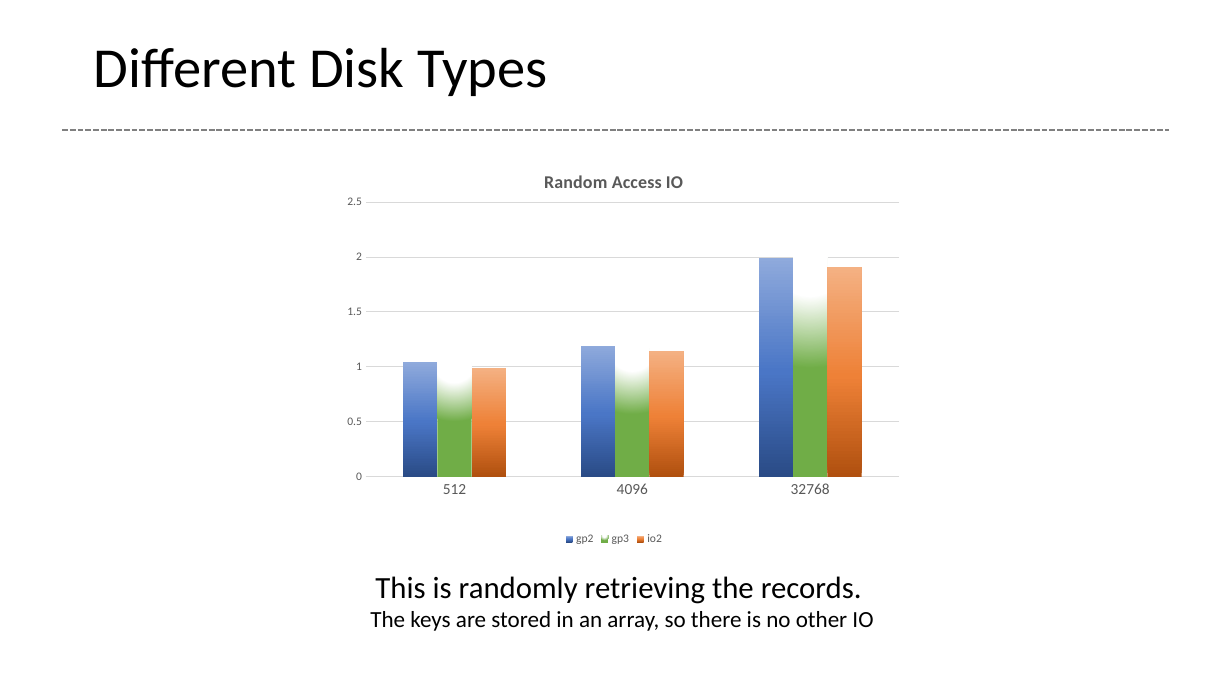
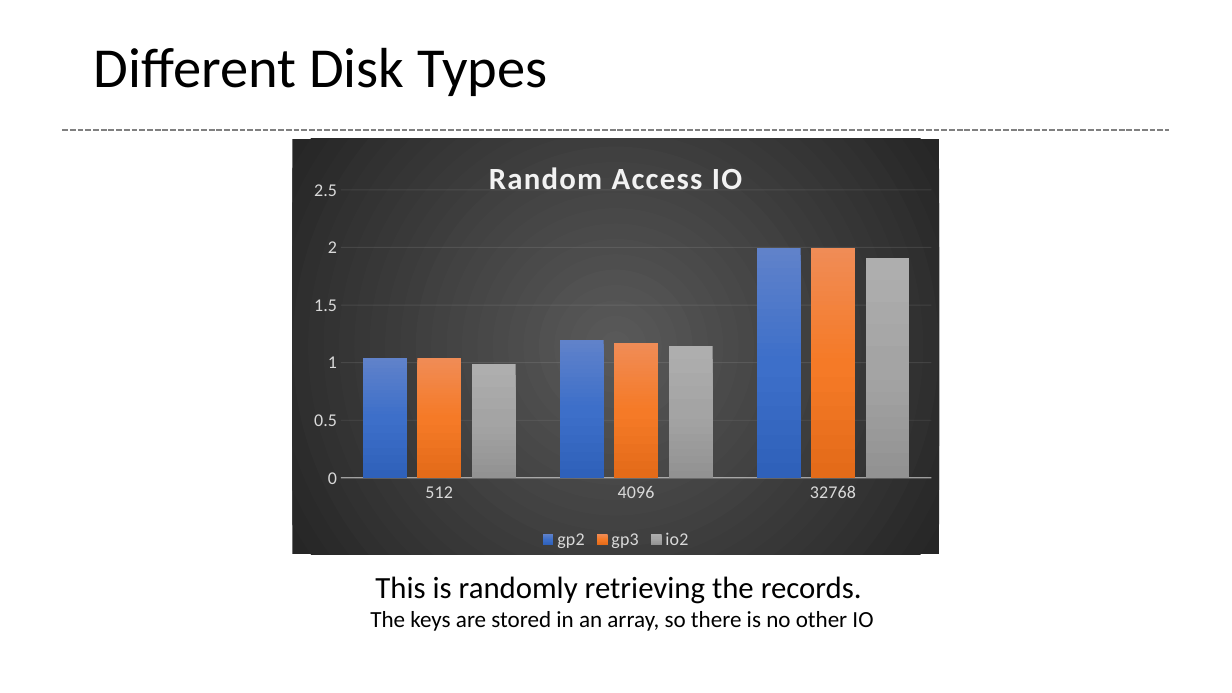
Before and after one commit to glenntu15/BuildVoterDatabase, a slide deck: slide 11 of Proj_presentation.pptx. Drawn at 1232x693 pixels with LibreOffice and Linux fonts; fonts in the diff are those of the drawing. Boxes give left, top, right and bottom in pixels: in the first picture for what was removed or moved away, otherwise in the second. Text is boxed around its words. In the diff, an @@ line names an element or a change of style, - is before the commit and + after.

```diff
--- a/Proj_presentation.pptx
+++ b/Proj_presentation.pptx
@@ column chart at [292,139,939,555] @@
@@ colour of gp2 gradient #2A4B86 to #4A76C6 to #8FAADC to gradient #6183CB to #3E70CA to #3062BB @@
@@ colour of gp3 gradient #FFFFFF to #70AD47 to gradient #F18C57 to #F67B28 to #E56C19 @@
@@ colour of io2 gradient #B0500F to #EE8137 to #F4B183 to gradient #AFAFAF to #A5A5A5 to #939393 @@
@@ legend changed @@
@@ category axis changed @@
@@ value axis changed @@
@@ bar spacing changed @@
@@ background changed @@
@@ column chart: place and size @@
-column chart at [322,153,906,550]
+column chart at [292,139,939,555]
```
Also in this commit, not shown: 3 other slides changed.
